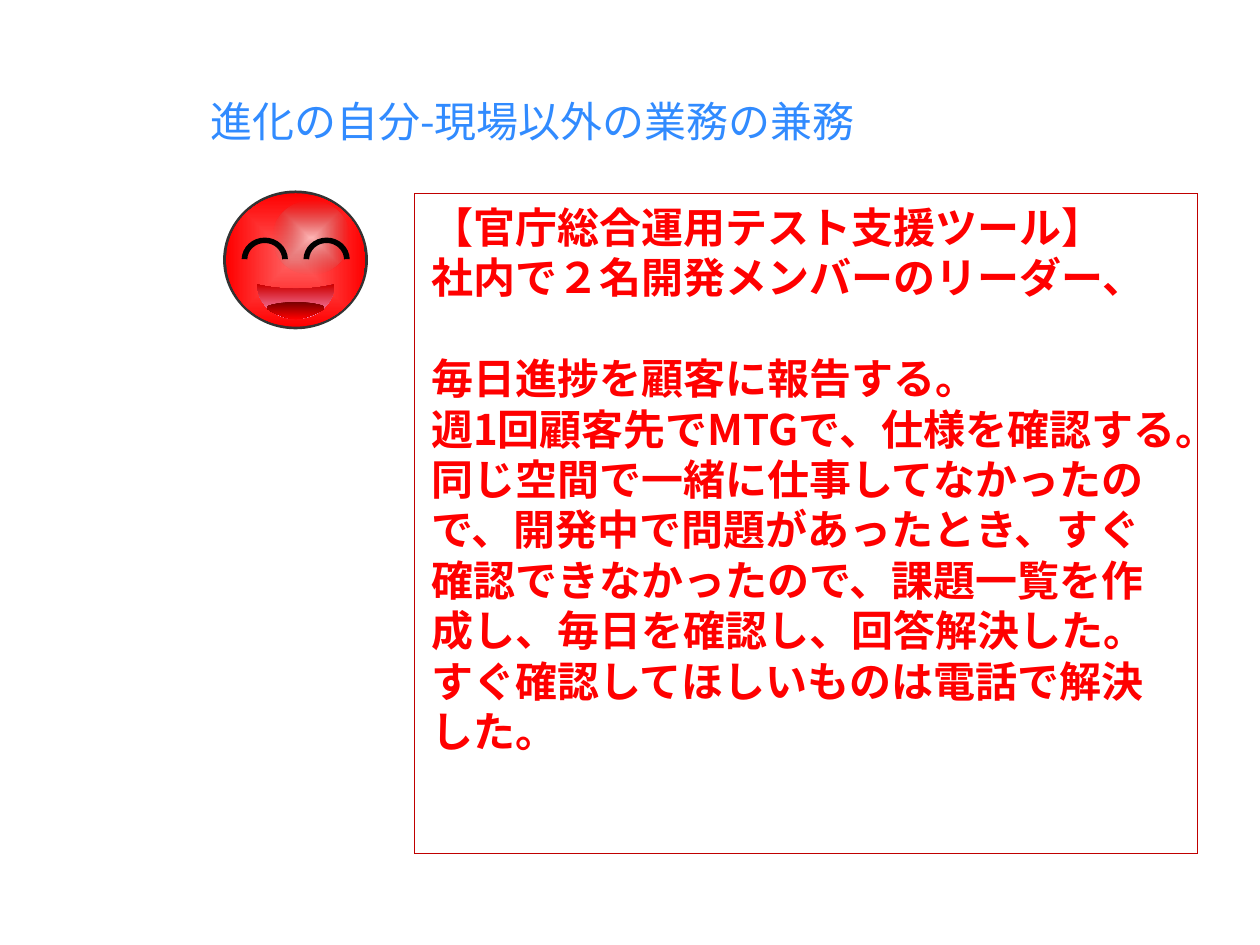
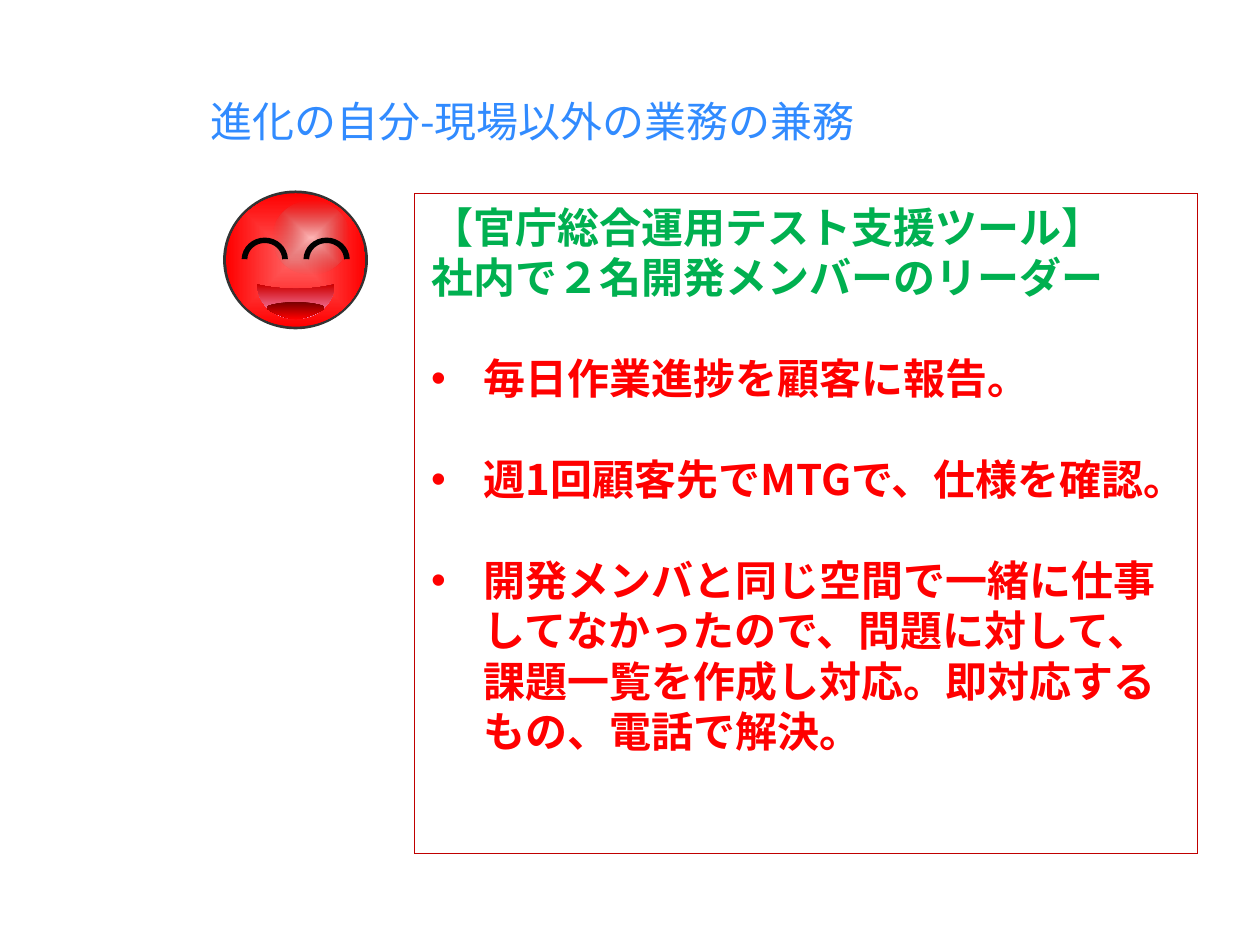
Before and after one commit to milo-bb/test, a slide deck: slide 10 of 昇格プレゼン(徐洋)_new.pptx (slide 11 before the commit). Drawn at 1260x945 pixels with LibreOffice and Linux fonts; fonts in the diff are those of the drawing; background and template pictures are left out. Boxes give left, top, right and bottom in pixels: in the first picture for what was removed or moved away, otherwise in the second. Text is boxed around its words. In the diff, an @@ line names an element or a change of style, - is before the commit and + after.

```diff
--- a/昇格プレゼン(徐洋)_new.pptx
+++ b/昇格プレゼン(徐洋)_new.pptx
@@ text in rectangle at <box>431,207,1103,247</box>: text colour #FF0000 to #00B050 in "【官庁総合運用テスト支援ツール】" @@
@@ text in rectangle at <box>431,256,1186,751</box>: text changed @@
-社内で２名開発メンバーのリーダー、
-毎日進捗を顧客に報告する。
-週1回顧客先でMTGで、仕様を確認する。
-同じ空間で一緒に仕事してなかったので、開発中で問題があったとき、すぐ確認できなかったので、課題一覧を作成し、毎日を確認し、回答解決した。すぐ確認してほしいものは電話で解決した。
+社内で２名開発メンバーのリーダー
+• 毎日作業進捗を顧客に報告。
+• 週1回顧客先でMTGで、仕様を確認。
+• 開発メンバと同じ空間で一緒に仕事してなかったので、問題に対して、課題一覧を作成し対応。即対応するもの、電話で解決。
```
Also in this commit, not shown: 9 other slides changed, 2 slides removed.
